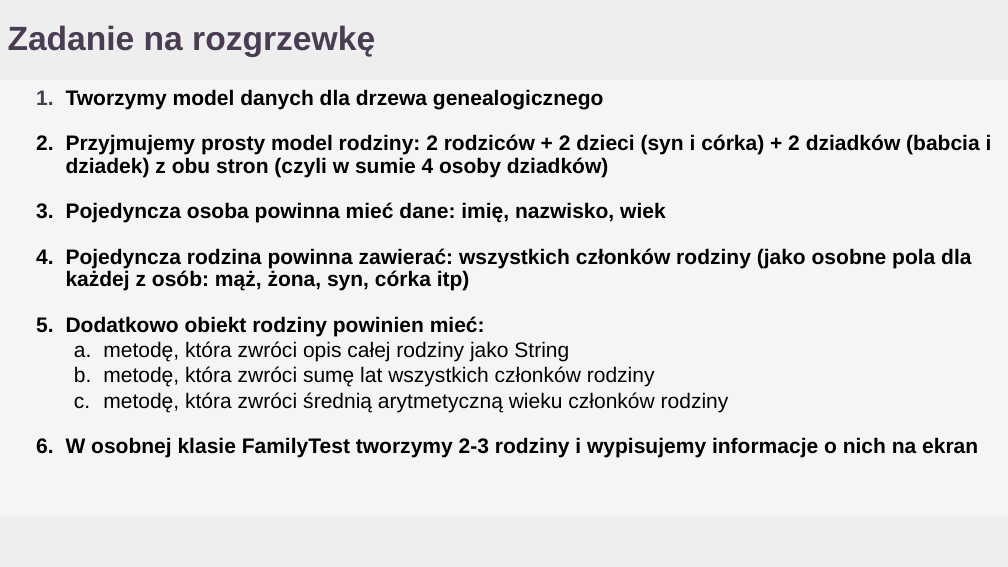
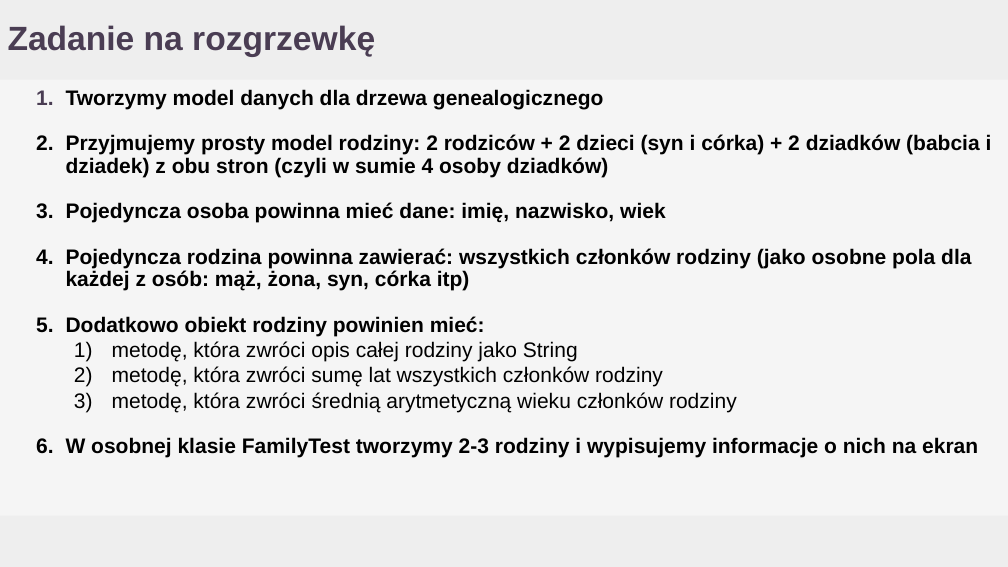
Before and after one commit to dd2000/SDA24JAVA, a slide deck: slide 76 of PPTX_weeks_1-4/_Slajdy_001-227 JAVA24Gda_Wprowadz_do_jez_Java.pptx. Drawn at 1008x567 pixels with LibreOffice and Linux fonts; fonts in the diff are those of the drawing; background and template pictures are left out. Boxes give left, top, right and bottom in pixels: in the first picture for what was removed or moved away, otherwise in the second. Text is boxed around its words. In the diff, an @@ line names an element or a change of style, - is before the commit and + after.

```diff
--- a/PPTX_weeks_1-4/_Slajdy_001-227 JAVA24Gda_Wprowadz_do_jez_Java.pptx
+++ b/PPTX_weeks_1-4/_Slajdy_001-227 JAVA24Gda_Wprowadz_do_jez_Java.pptx
@@ title at <box>112,341,737,412</box>: bullet a. to 1) @@
```
Also in this commit, not shown: 18 other files.
